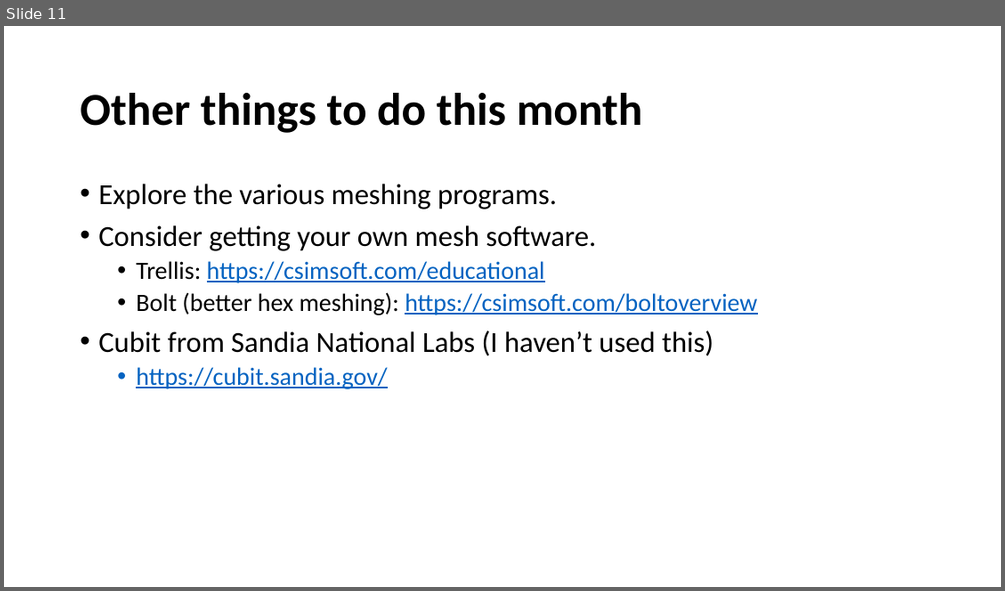
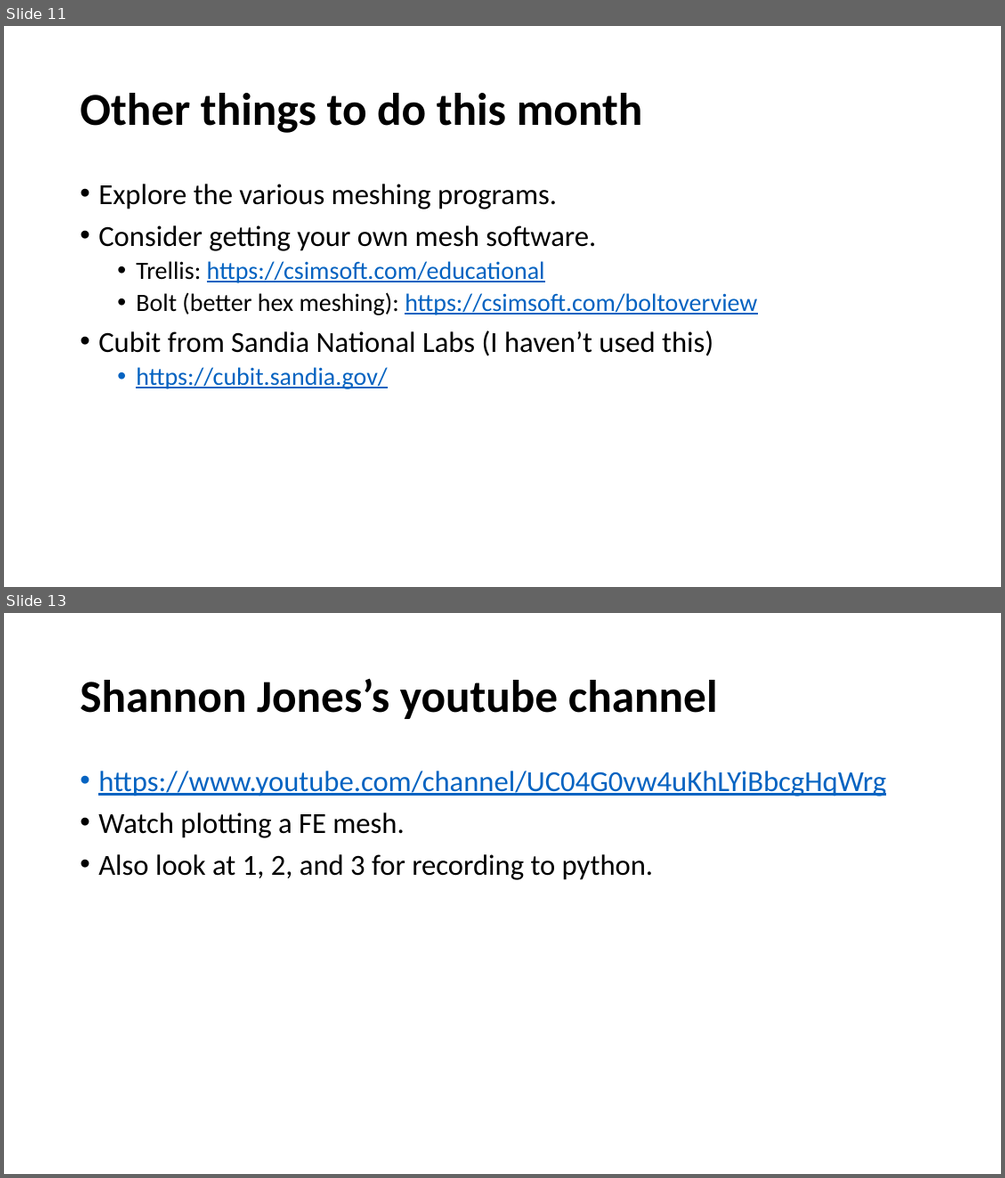
Before and after one commit to fairyflies9/IBAMR-Tutorials, a slide deck: IBAMR Lectures/5-IBFE Lecture – Plans for June.pptx. Shown one above the other, each under a label of ours: slide 11 before the commit, slides 11 and 13 after it; the slides between them are not shown. The pictures are 1005x591 and 1005x1178 pixels, drawn with LibreOffice and Linux fonts; fonts in the diff are those of the drawing. Boxes give left, top, right and bottom in pixels: in the first picture for what was removed or moved away, otherwise in the second. Text is boxed around its words. In the diff, an @@ line names an element or a change of style, - is before the commit and + after.

```diff
--- a/IBAMR Lectures/5-IBFE Lecture – Plans for June.pptx
+++ b/IBAMR Lectures/5-IBFE Lecture – Plans for June.pptx
@@ slide 13 added at box(4, 613, 1001, 1174), background #FFFFFF @@
@@ title added at box(80, 678, 718, 719), 44 pt, text #000000, bold @@
+Shannon Jones’s youtube channel
@@ text added at box(98, 771, 886, 880), 28 pt, text #000000 @@
+• https://www.youtube.com/channel/UC04G0vw4uKhLYiBbcgHqWrg
+• Watch plotting a FE mesh.
+• Also look at 1, 2, and 3 for recording to python.
```
Also in this commit, not shown: 1 slide changed, 1 other file.
